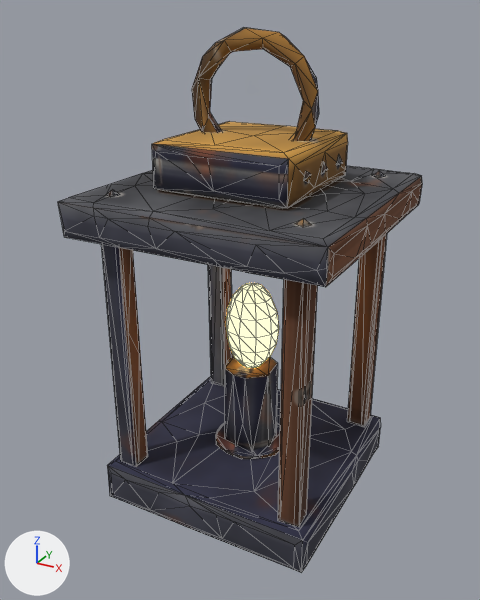
An edit to the glTF model game/assets/custom/camp_lantern.glb, drawn before and after from the same camera.
Rendered twice from a 50 mm lens placed at (0.622, -1.186, 1.05), pointed at (-0.015, -0.027, 0.471). Lighting does not change. The marker at lower left points along +X, +Y and +Z. The older version comes first. Mesh edges are drawn as thin lines. Vertices at exactly the same position are counted once.

The first picture shows 'camp_lantern', 'flame'.
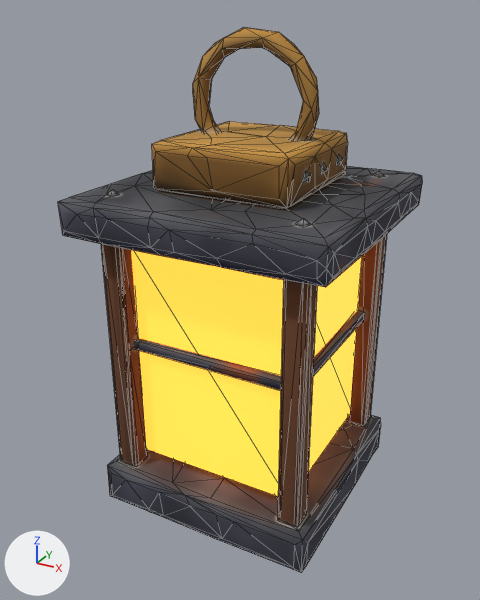
Changed parts and their boxes (x1, y1, x2, y2) in the pictures (480 x 600 px; the box of a moved part takes in the faces that stretch with it):
'lantern_glass', added
    after: (131, 250, 362, 496)
'flame', deleted
    before: (226, 283, 279, 368)
part 1 of me_camp_lantern, deleted
    before: (216, 422, 280, 459)
part 2 of me_camp_lantern, deleted
    before: (225, 356, 278, 450)
part 3 of me_camp_lantern, moved or reshaped
    both: (59, 32, 414, 542)
part 4 of me_camp_lantern, surface changed
    both: (95, 27, 422, 555)

Patch to the scene script:
```diff
--- a/game/assets/custom/camp_lantern.glb.py
+++ b/game/assets/custom/camp_lantern.glb.py
@@ mat_lantern_glass_glow @@
+mat_lantern_glass_glow = principled_material('lantern_glass_glow')
+mat_lantern_glass_glow.base_color = (1.0, 0.319, 0.0331)  # orange #ff9933
+mat_lantern_glass_glow.roughness = 0.6
+mat_lantern_glass_glow.emission_color = (1.0, 0.319, 0.0331)  # orange #ff9933
+mat_lantern_glass_glow.emission_strength = 2.0
@@ me_camp_lantern @@
 # used by ob_camp_lantern; location = (0.0, 0.0, 0.05)
-me_camp_lantern.from_pydata(...)  # 600 vertices, 1104 faces; spans x -0.28..0.28, y -0.28..0.28, z -0.05..0.967
+me_camp_lantern.from_pydata(...)  # 650 vertices, 1200 faces; spans x -0.28..0.28, y -0.28..0.28, z -0.05..0.967
+# me_camp_lantern part 1: the loose piece of 61 vertices spanning x -0.085..0.085, y -0.085..0.085, z 0.049..0.061 is deleted
+# me_camp_lantern part 2: the loose piece of 21 vertices spanning x -0.06..0.063, y -0.06..0.063, z 0.05..0.251 is deleted
+# me_camp_lantern part 3: 46 vertices moved from x -0.28..0.28, y -0.28..0.257, z -0.05..0.944 to x -0.28..0.28, y -0.28..0.259, z -0.05..0.949; 161 vertices removed from x -0.28..0.28, y -0.28..0.28, z -0.05..0.951; 297 vertices added at x -0.28..0.28, y -0.28..0.28, z -0.05..0.958
+# me_camp_lantern part 4: 244 kept faces spanning x -0.28..0.28, y -0.28..0.28, z -0.05..0.967 get new texture (UV) coordinates
+# other edits to the shape of me_camp_lantern do not show in these pictures
 me_camp_lantern.materials.append(mat_camp_lantern_painted)
@@ me_lantern_glass @@
+me_lantern_glass.from_pydata([(-0.185, -0.185, 0.125), (-0.185, -0.185, 0.625), (-0.185, 0.185, 0.125), (-0.185, 0.185, 0.625), (0.185, -0.185, 0.125), (0.185, -0.185, 0.625), (0.185, 0.185, 0.125), (0.185, 0.185, 0.625)], [], [(0, 1, 3), (0, 3, 2), (2, 3, 7), (2, 7, 6), (6, 7, 5), (6, 5, 4), (4, 5, 1), (4, 1, 0)])
+me_lantern_glass.materials.append(mat_lantern_glass_glow)  # orange #ff9933, glowing orange #ff9933
@@ ob_flame @@
-ob_flame = bpy.data.objects.new('flame', me_flame)
-ob_flame.location = (0.0, 0.0, 0.0)
@@ ob_lantern_glass @@
+ob_lantern_glass = bpy.data.objects.new('lantern_glass', me_lantern_glass)
+ob_lantern_glass.location = (0.0, 0.0, 0.0)
```
